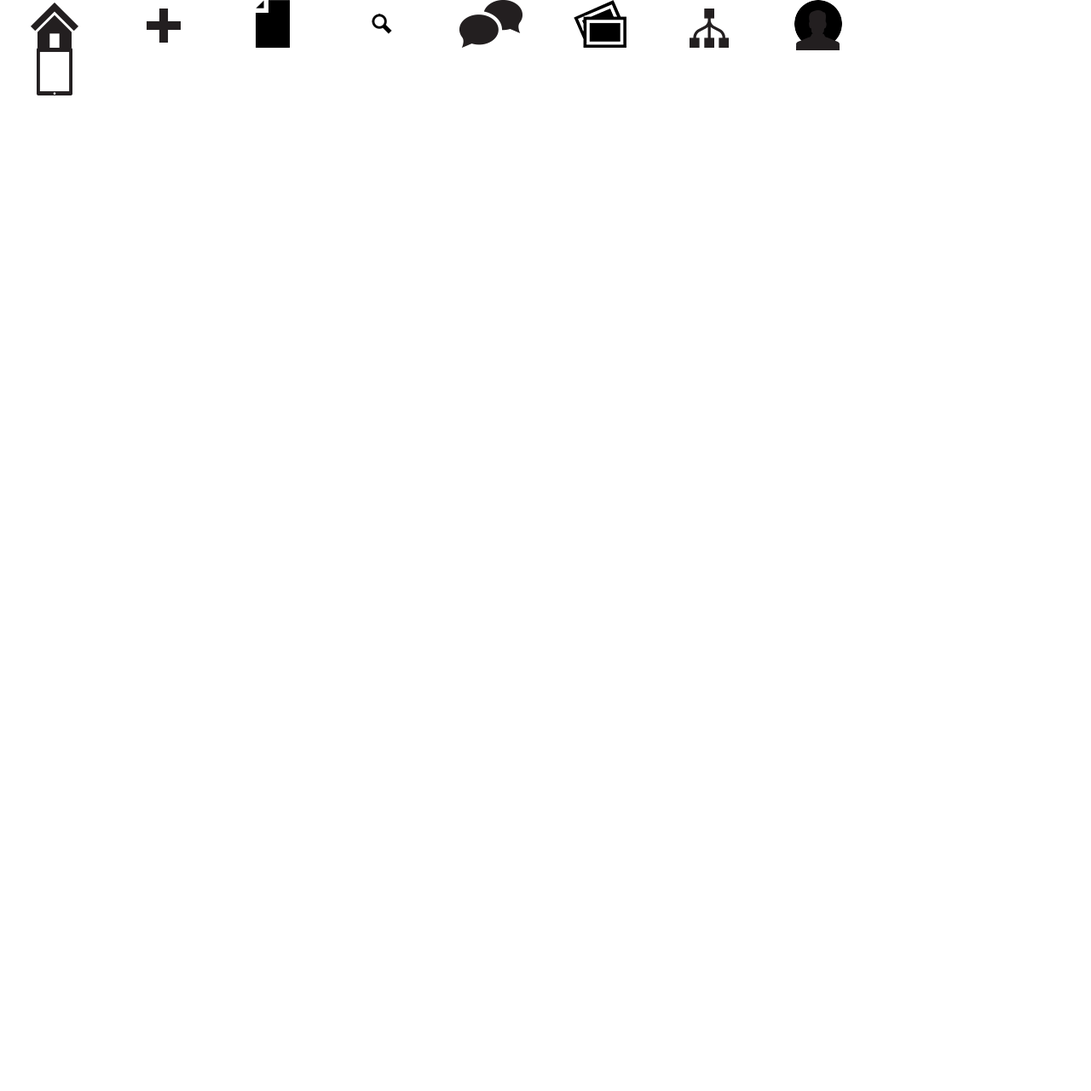
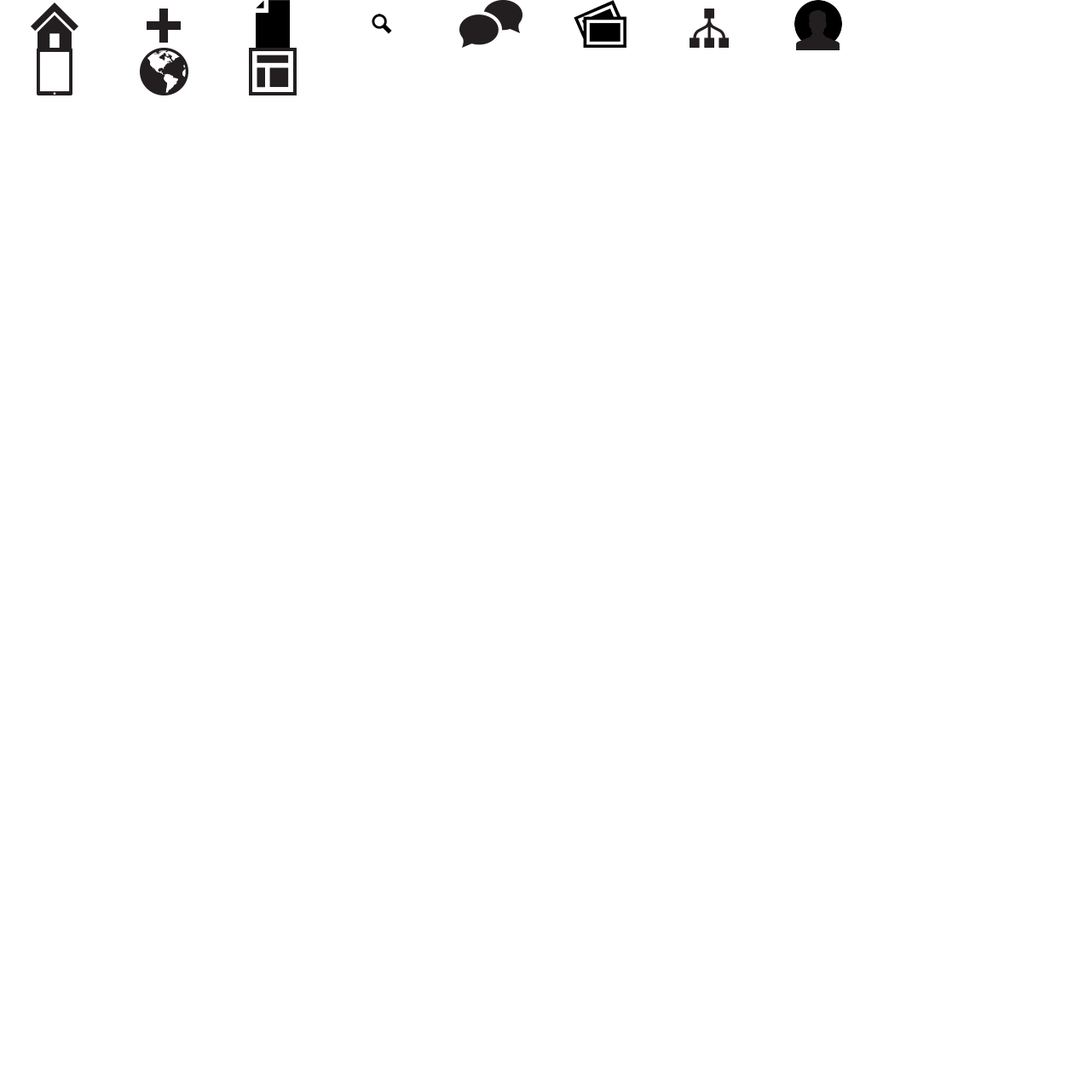
Layers edited between the first and the second 1091px x 1091px image:
added layer "Layout" above "Globe" over [248, 47, 297, 96]
added layer "Globe" above "Devices" over [139, 47, 189, 96]
